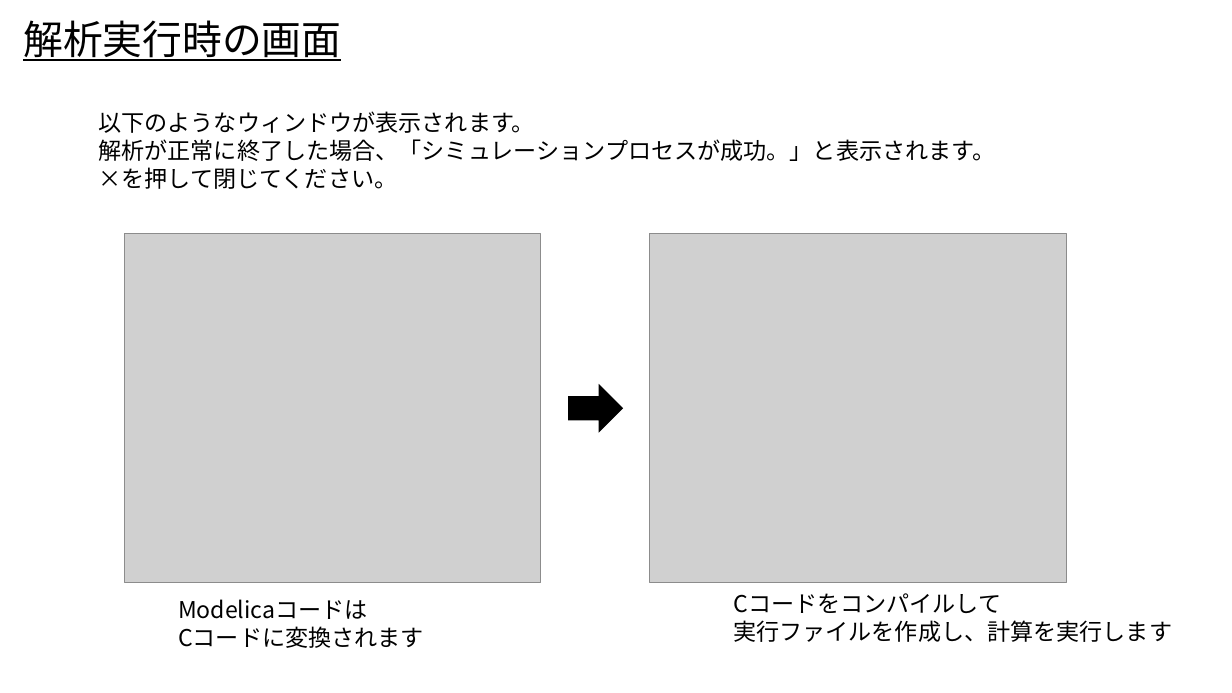
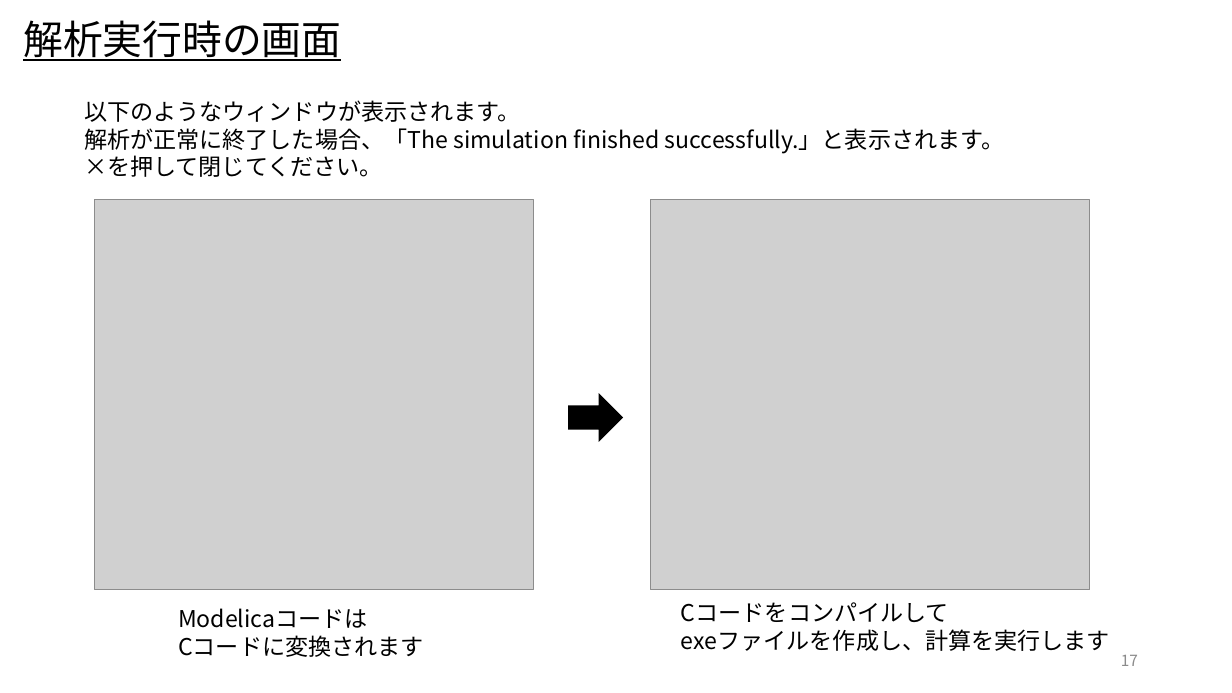
Before and after one commit to UedaShigenori/OpenModelica_Tutorials_Ja, a slide deck: slide 17 of 1_Test/OpenModelica_Tutorials_1.pptx (slide 16 before the commit). Drawn at 1232x693 pixels with LibreOffice and Linux fonts; fonts in the diff are those of the drawing; grey boxes stand for pictures. Boxes give left, top, right and bottom in pixels: in the first picture for what was removed or moved away, otherwise in the second. Text is boxed around its words. In the diff, an @@ line names an element or a change of style, - is before the commit and + after.

```diff
--- a/1_Test/OpenModelica_Tutorials_1.pptx
+++ b/1_Test/OpenModelica_Tutorials_1.pptx
@@ text "以下のようなウィンドウが表示されます。": place and size @@
-text "以下のようなウィンドウが表示されます。" at <box>98,111,995,189</box>
+text "以下のようなウィンドウが表示されます。" at <box>84,100,1005,177</box>
@@ text at <box>84,128,1005,153</box>: text changed @@
-解析が正常に終了した場合、「シミュレーションプロセスが成功。」と表示されます。
+解析が正常に終了した場合、「The simulation finished successfully.」と表示されます。
@@ picture: place and size @@
-picture at <box>125,234,541,583</box>
+picture at <box>94,200,533,590</box>
@@ picture: place and size @@
-picture at <box>650,234,1066,583</box>
+picture at <box>651,200,1090,590</box>
@@ right arrow: place and size @@
-right arrow at <box>569,385,623,431</box>
+right arrow at <box>569,395,623,440</box>
@@ text "Cコードをコンパイルして": place and size @@
-text "Cコードをコンパイルして" at <box>733,593,1172,642</box>
+text "Cコードをコンパイルして" at <box>681,602,1110,651</box>
@@ text "Modelicaコードは": place and size @@
-text "Modelicaコードは" at <box>178,599,424,648</box>
+text "Modelicaコードは" at <box>178,608,424,657</box>
@@ text at <box>681,629,1110,651</box>: text changed @@
-実行ファイルを作成し、計算を実行します
+exeファイルを作成し、計算を実行します
@@ page number added at <box>1121,655,1138,666</box>, 12 pt, text #8C8C8C @@
+17
```
Also in this commit, not shown: 16 other slides changed, 1 slide added, 3 other files.
